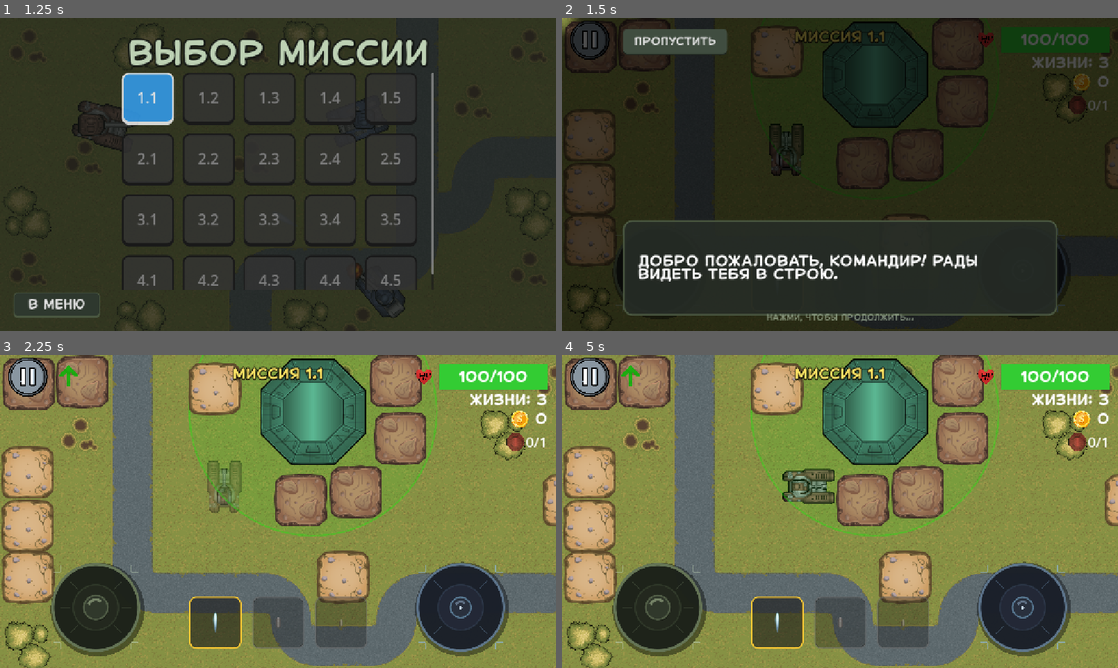
Above: before the commit, frames 1-4 (two rows, left to right).
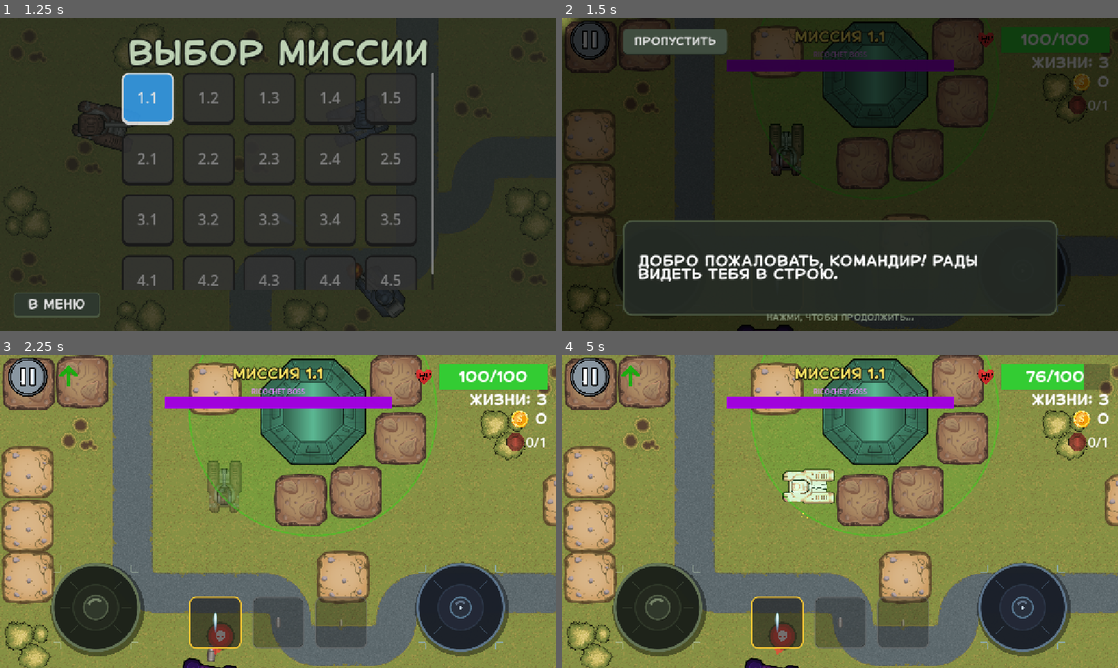
Above: after the commit, the same moments.

Repository: top-it-090304/Selyavi
Game: Godot game, scene res://scenes/MenuScenes/Menu.tscn
Two runs of this game, one before a commit and one after it. Both use one fixed random seed, a clock stepped at 60 frames per second and the inputs below. Sound files missing from this copy of the repository are replaced by a short silence.
Inputs (mouse positions are in pixels of both pictures, inside the frame that each line leads up to):
- Up to frame 1 (1.25 s): click "Миссии" at 0.5 s
- Up to frame 2 (1.5 s): click "1.1" at 1.25 s
- Up to frame 3 (2.25 s): click "ПРОПУСТИТЬ" at 2 s
- Up to frame 4 (5 s): tap Enter at 2.75 s; move the mouse to (962, 495) at 2.77 s; hold D (move_right) 2.78-3.5 s; click (962, 495) at 2.92 s; drag from (728, 527) to (873, 411) at 3.52 s; move the mouse to (895, 442) at 4.27 s; hold D (move_right) from 4.28 s (still down)

Frame 1 is identical in both runs. In frame 2, 1.7% of the frame differs, in the area x 29-71%, y 10-100%; in frame 3, 2.1%; in frame 4, 3.6%, in the area x 29-99%, y 2-100%.

Commit message:
add ricochet boss

Diff:
--- a/scenes/Levels/Level_1.tscn
+++ b/scenes/Levels/Level_1.tscn
@@ -8,6 +8,7 @@
 [ext_resource type="AudioStream" uid="uid://bxl5wv7crhm5" path="res://assets/Music/68. Sad Eyes.mp3" id="6"]
 [ext_resource type="Script" uid="uid://3wsw25sk74o6" path="res://scripts/Field.gd" id="8"]
 [ext_resource type="Texture2D" uid="uid://dsiq4t7qegc5x" path="res://assets/ButtonSprites/pause_594725.png" id="9"]
+[ext_resource type="PackedScene" path="res://scenes/Tank/Boss2.tscn" id="11_6wnyt"]
 [ext_resource type="PackedScene" uid="uid://bjw4bj0fr4c7q" path="res://scenes/Base.tscn" id="15"]
 [ext_resource type="PackedScene" uid="uid://336qfi6ddylt" path="res://scenes/Tank/HUD.tscn" id="21"]
 
@@ -283,4 +284,7 @@
 [node name="DestructibleWall" parent="." instance=ExtResource("5")]
 position = Vector2(466, 134)
 
+[node name="Boss2" parent="." instance=ExtResource("11_6wnyt")]
+position = Vector2(492, 863)
+
 [connection signal="pressed" from="PlayerTank/PauseButton/PauseButton" to="." method="_on_TouchScreenButton_pressed"]
--- /dev/null
+++ b/scenes/Tank/Boss2.tscn
@@ -0,0 +1,96 @@
+[gd_scene load_steps=15 format=3]
+
+[ext_resource type="Script" path="res://scripts/Tank/Boss2.gd" id="1"]
+[ext_resource type="Texture2D" path="res://assets/future_tanks/PNG/Weapon_Color_D/Gun_08.png" id="2"]
+[ext_resource type="Texture2D" path="res://assets/future_tanks/PNG/Hulls_Color_D/Hull_07.png" id="3"]
+[ext_resource type="Texture2D" path="res://assets/future_tanks/PNG/Effects/Explosion_C.png" id="4"]
+[ext_resource type="Texture2D" path="res://assets/future_tanks/PNG/Effects/Explosion_B.png" id="5"]
+[ext_resource type="Texture2D" path="res://assets/future_tanks/PNG/Effects/Explosion_H.png" id="6"]
+[ext_resource type="Texture2D" path="res://assets/future_tanks/PNG/Effects/Explosion_G.png" id="7"]
+[ext_resource type="Texture2D" path="res://assets/future_tanks/PNG/Effects/Explosion_D.png" id="8"]
+[ext_resource type="Texture2D" path="res://assets/future_tanks/PNG/Effects/Explosion_E.png" id="9"]
+[ext_resource type="Texture2D" path="res://assets/future_tanks/PNG/Effects/Explosion_F.png" id="10"]
+[ext_resource type="AudioStream" path="res://assets/sounds/tracks_rattle_slow_01.mp3" id="11"]
+
+[sub_resource type="CircleShape2D" id="1"]
+radius = 800.0
+
+[sub_resource type="CapsuleShape2D" id="2"]
+radius = 50.0
+height = 130.0
+
+[sub_resource type="SpriteFrames" id="3"]
+animations = [{
+"frames": [{
+"duration": 1.0,
+"texture": null
+}, {
+"duration": 1.0,
+"texture": ExtResource("5")
+}, {
+"duration": 1.0,
+"texture": ExtResource("4")
+}, {
+"duration": 1.0,
+"texture": ExtResource("8")
+}, {
+"duration": 1.0,
+"texture": ExtResource("9")
+}, {
+"duration": 1.0,
+"texture": ExtResource("10")
+}, {
+"duration": 1.0,
+"texture": ExtResource("7")
+}, {
+"duration": 1.0,
+"texture": ExtResource("6")
+}, {
+"duration": 1.0,
+"texture": null
+}],
+"loop": false,
+"name": &"Fire",
+"speed": 25.0
+}]
+
+[node name="Boss2" type="CharacterBody2D"]
+floor_max_angle = 0.0
+script = ExtResource("1")
+_type_enemy = 5
+
+[node name="DetectionArea" type="Area2D" parent="."]
+
+[node name="CollisionShape2D" type="CollisionShape2D" parent="DetectionArea"]
+shape = SubResource("1")
+
+[node name="CollisionShape2D" type="CollisionShape2D" parent="."]
+shape = SubResource("2")
+
+[node name="BodyTank" type="Sprite2D" parent="."]
+scale = Vector2(0.5, 0.5)
+texture = ExtResource("3")
+
+[node name="Gun" type="Sprite2D" parent="BodyTank"]
+position = Vector2(0, 40)
+texture = ExtResource("2")
+offset = Vector2(0, -40)
+
+[node name="BulletPosition" type="Marker2D" parent="BodyTank/Gun"]
+position = Vector2(0, -85)
+
+[node name="NavigationAgent2D" type="NavigationAgent2D" parent="."]
+target_desired_distance = 22.23
+path_max_distance = 13.0
+
+[node name="RayCast2D" type="RayCast2D" parent="."]
+target_position = Vector2(0, 200)
+
+[node name="ShotAnimation" type="AnimatedSprite2D" parent="."]
+scale = Vector2(0.3, 0.3)
+sprite_frames = SubResource("3")
+animation = &"Fire"
+
+[node name="MovingSound" type="AudioStreamPlayer" parent="."]
+stream = ExtResource("11")
+volume_db = -20.0
--- /dev/null
+++ b/scenes/Tank/RicochetBullet.tscn
@@ -0,0 +1,20 @@
+[gd_scene load_steps=4 format=3]
+
+[ext_resource type="Script" path="res://scripts/Tank/RicochetBullet.gd" id="1"]
+[ext_resource type="Texture2D" path="res://assets/future_tanks/PNG/Effects/Granade_Shell.png" id="2"]
+
+[sub_resource type="CapsuleShape2D" id="1"]
+radius = 11.0
+height = 58.0
+
+[node name="RicochetBullet" type="Area2D"]
+script = ExtResource("1")
+
+[node name="BulletSprite" type="Sprite2D" parent="."]
+texture = ExtResource("2")
+
+[node name="CollisionShape2D" type="CollisionShape2D" parent="."]
+shape = SubResource("1")
+
+[node name="VisibleOnScreenNotifier2D" type="VisibleOnScreenNotifier2D" parent="."]
+scale = Vector2(1.0, 4.2)
--- /dev/null
+++ b/scripts/Tank/Boss2.gd
@@ -0,0 +1,180 @@
+extends Enemy
+
+const MAX_BOSS_MINIONS: int = 3
+const PHASE2_HP_RATIO: float = 0.5
+const MINION_SEPARATION: float = 72.0
+
+var _spawn_timer: Timer
+var _enemy_scene: PackedScene
+var _ricochet_scene: PackedScene
+
+var _hp_bar: ProgressBar
+var _hp_bar_label: Label
+
+var _boss_minions: Array = []
+var _phase2_active: bool = false
+
+func _ready():
+	_type_enemy = TypeEnemy.BOSS
+	super._ready()
+
+	if _body:
+		_body.texture = load("res://assets/future_tanks/PNG/Hulls_Color_D/Hull_07.png")
+		_body.modulate = Color(0.8, 0.25, 1.0)
+	if _gun:
+		_gun.modulate = Color(0.9, 0.4, 1.0)
+
+	_setup_hp_bar()
+
+	_enemy_scene = load("res://scenes/Tank/Enemy.tscn")
+	_ricochet_scene = load("res://scenes/Tank/RicochetBullet.tscn")
+
+	_spawn_timer = Timer.new()
+	_spawn_timer.wait_time = 9.0
+	_spawn_timer.autostart = true
+	_spawn_timer.timeout.connect(_spawn_minion)
+	add_child(_spawn_timer)
+
+func _setup_hp_bar():
+	var canvas = CanvasLayer.new()
+	add_child(canvas)
+
+	_hp_bar = ProgressBar.new()
+	_hp_bar.max_value = _max_hp
+	_hp_bar.value = _hp
+	_hp_bar.show_percentage = false
+	_hp_bar.custom_minimum_size = Vector2(520, 26)
+	_hp_bar.anchor_left = 0.5
+	_hp_bar.anchor_right = 0.5
+	_hp_bar.anchor_top = 1.0
+	_hp_bar.anchor_bottom = 0.1
+	_hp_bar.offset_left = -260.0
+	_hp_bar.offset_right = 260.0
+	_hp_bar.offset_top = 22.0
+	_hp_bar.offset_bottom = 50.0
+
+	var bg = StyleBoxFlat.new()
+	bg.bg_color = Color(0.07, 0.07, 0.07, 0.78)
+	bg.set_border_width_all(2)
+	bg.border_color = Color(0.65, 0.1, 0.9, 1.0)
+	_hp_bar.add_theme_stylebox_override("background", bg)
+	_set_bar_fill_color(Color(0.65, 0.0, 0.9, 0.95))
+	canvas.add_child(_hp_bar)
+
+	_hp_bar_label = Label.new()
+	_hp_bar_label.text = "RICOCHET BOSS"
+	_hp_bar_label.horizontal_alignment = HORIZONTAL_ALIGNMENT_CENTER
+	_hp_bar_label.add_theme_color_override("font_color", Color(0.9, 0.55, 1.0))
+	_hp_bar_label.custom_minimum_size = Vector2(520, 20)
+	_hp_bar_label.anchor_left = 0.5
+	_hp_bar_label.anchor_right = 0.5
+	_hp_bar_label.anchor_top = 1.0
+	_hp_bar_label.anchor_bottom = 0.1
+	_hp_bar_label.offset_left = -260.0
+	_hp_bar_label.offset_right = 260.0
+	_hp_bar_label.offset_top = 0.0
+	_hp_bar_label.offset_bottom = 22.0
+	canvas.add_child(_hp_bar_label)
+
+func _set_bar_fill_color(color: Color):
+	var fill = StyleBoxFlat.new()
+	fill.bg_color = color
+	if _hp_bar:
+		_hp_bar.add_theme_stylebox_override("fill", fill)
+
+func take_damage(damage: int):
+	super.take_damage(damage)
+	if _hp_bar:
+		_hp_bar.value = _hp
+	if not _phase2_active and float(_hp) / float(_max_hp) <= PHASE2_HP_RATIO:
+		_activate_phase2()
+
+func _activate_phase2():
+	_phase2_active = true
+	_fire_rate = 0.55
+	_shoot_timer.wait_time = _fire_rate
+
+	if _body:
+		var tween = create_tween().set_loops()
+		tween.tween_property(_body, "modulate", Color(1.5, 0.1, 1.5), 0.35)
+		tween.tween_property(_body, "modulate", Color(0.6, 0.05, 0.8), 0.35)
+
+	_set_bar_fill_color(Color(1.0, 0.05, 0.35, 0.95))
+	if _hp_bar_label:
+		_hp_bar_label.text = "RICOCHET BOSS - PHASE II"
+		_hp_bar_label.add_theme_color_override("font_color", Color(1.0, 0.25, 0.25))
+
+func _fire_at_pos(pos: Vector2):
+	if _shoot_timer.time_left > 0 or _ricochet_scene == null:
+		return
+	if AudioManager:
+		AudioManager.play_bullet_sound(0, global_position)
+
+	var base_angle: float = (pos - _gun.global_position).angle() + PI * 0.5
+	var offsets: Array = [0.0]
+	if _phase2_active:
+		offsets = [-0.38, 0.0, 0.38]
+
+	for offset_angle in offsets:
+		var bullet = _ricochet_scene.instantiate()
+		bullet.global_position = _bullet_position.global_position
+		bullet.global_rotation = base_angle + offset_angle
+		get_parent().add_child(bullet)
+		bullet.init(false, _damage, int(_damage * 1.6))
+
+	if _shot_flash:
+		_shot_flash.play("Fire")
+	_shoot_timer.start()
+
+func _prune_minion_list():
+	_boss_minions = _boss_minions.filter(
+		func(n): return is_instance_valid(n) and not n.is_queued_for_deletion()
+	)
+
+func _spawn_minion():
+	if not is_instance_valid(_player):
+		return
+	_prune_minion_list()
+	if _boss_minions.size() >= MAX_BOSS_MINIONS:
+		return
+
+	var minion = _enemy_scene.instantiate()
+	var allowed = [TypeEnemy.LIGHT, TypeEnemy.MEDIUM, TypeEnemy.HEAVY]
+	minion._type_enemy = allowed[randi() % allowed.size()]
+	minion.global_position = _get_valid_spawn_position()
+	get_parent().add_child(minion)
+	_boss_minions.append(minion)
+	if minion.has_method("_find_targets"):
+		minion._find_targets()
+
+func _get_valid_spawn_position() -> Vector2:
+	var candidate := global_position + Vector2(randf_range(250.0, 400.0), 0.0).rotated(randf_range(0.0, TAU))
+	for _i in range(28):
+		if _is_valid_spawn_pos(candidate):
+			return candidate
+		candidate = global_position + Vector2(randf_range(220.0, 420.0), 0.0).rotated(randf_range(0.0, TAU))
+	return global_position
+
+func _is_valid_spawn_pos(pos: Vector2) -> bool:
+	var space = get_world_2d().direct_space_state
+	var ray = PhysicsRayQueryParameters2D.create(global_position, pos)
+	ray.exclude = [self]
+	if not space.intersect_ray(ray).is_empty():
+		return false
+
+	var shape = CircleShape2D.new()
+	shape.radius = 42.0
+	var query = PhysicsShapeQueryParameters2D.new()
+	query.set_shape(shape)
+	query.transform = Transform2D(0.0, pos)
+	query.exclude = [self]
+	for hit in space.intersect_shape(query):
+		var c = hit.collider
+		if c is TileMap or c is StaticBody2D or c is CharacterBody2D:
+			return false
+
+	for e in get_tree().get_nodes_in_group("enemies"):
+		if is_instance_valid(e) and e != self and not e.is_queued_for_deletion():
+			if e.global_position.distance_squared_to(pos) < MINION_SEPARATION * MINION_SEPARATION:
+				return false
+	return true
--- /dev/null
+++ b/scripts/Tank/RicochetBullet.gd
@@ -0,0 +1,220 @@
+extends Area2D
+
+# --- ????????? ---
+const BULLET_SPEED: float = 8.0
+const MAX_RANGE: float = 2200.0
+const SPLASH_RADIUS: float = 115.0
+const DEFAULT_BOUNCES: int = 3
+
+# --- ????????? ---
+var _velocity: Vector2 = Vector2.ZERO        # ??????????????? ?????? ???????????
+var _damage: int = 30
+var _splash_damage: int = 50
+var _is_player: bool = false
+var _bounces_left: int = DEFAULT_BOUNCES
+var _traveled_distance: float = 0.0
+var _ignored_body_rid: RID
+var _destroyed: bool = false
+
+var _bullet_sprite: Sprite2D
+
+# ---------- API ----------
+
+func is_player() -> bool:
+	return _is_player
+
+## ?????????? ????? ????? add_child (rotation ??? ??????????)
+func init(is_player: bool, damage: int, splash_damage: int,
+		ignored_rid: RID = RID(), bounces: int = DEFAULT_BOUNCES):
+	_is_player = is_player
+	_damage = damage
+	_splash_damage = splash_damage
+	_ignored_body_rid = ignored_rid
+	_bounces_left = bounces
+
+# ---------- Lifecycle ----------
+
+func _ready():
+	_bullet_sprite = get_node_or_null("BulletSprite")
+	_velocity = Vector2(0.0, -1.0).rotated(rotation)
+	body_entered.connect(_on_body_entered)
+
+func _process(_delta):
+	if _destroyed:
+		return
+	_move()
+
+# ---------- ???????? ? ????????? ----------
+
+func _move():
+	var dir: Vector2 = _velocity.normalized()
+	var step: Vector2 = dir * BULLET_SPEED
+
+	# ???????????? ???????: ???? ?????? ?? ???? ????? ?????????, ????? ???????? ???????
+	var space_state = get_world_2d().direct_space_state
+	var ray = PhysicsRayQueryParameters2D.create(
+		global_position,
+		global_position + dir * (BULLET_SPEED + 14.0)
+	)
+	ray.exclude = [get_rid()]
+	if _ignored_body_rid.is_valid():
+		ray.exclude.append(_ignored_body_rid)
+
+	var hit = space_state.intersect_ray(ray)
+
+	if hit:
+		var collider = hit.collider
+
+		# ?????? ????????? ? ????
+		if collider is Player and not _is_player:
+			collider.take_damage(_damage)
+			_explode()
+			return
+		elif collider is Enemy and _is_player:
+			collider.take_damage(_damage)
+			_explode()
+			return
+		# ????? / ??????????? ? ???????
+		elif _is_wall(collider):
+			if _bounces_left > 0:
+				_velocity = _velocity.bounce(hit.normal)
+				rotation = _velocity.angle() + PI * 0.5
+				_bounces_left -= 1
+				# ?????????? ???? ?? ?????, ????? ?? ????????
+				global_position = hit.position + hit.normal * 5.0
+				_play_ricochet_fx()
+			else:
+				global_position = hit.position
+				_explode()
+			return
+
+	# ??????? ????????
+	global_position += step
+	_traveled_distance += BULLET_SPEED
+	if _traveled_distance >= MAX_RANGE:
+		_explode()
+
+func _is_wall(collider: Object) -> bool:
+	if collider == null:
+		return false
+	if collider is Player or collider is Enemy:
+		return false
+	if collider is StaticBody2D:
+		return true
+	if collider.has_method("can_bullet_pass"):
+		return not collider.can_bullet_pass()
+	var cls: String = collider.get_class()
+	if cls == "TileMap" or cls == "TileMapLayer":
+		return true
+	return false
+
+# ---------- ???????? (???????? ??????? ??? ??????/?????) ----------
+
+func _on_body_entered(body):
+	if _destroyed:
+		return
+	if _ignored_body_rid.is_valid() and body.get_rid() == _ignored_body_rid:
+		return
+	if body is Player and not _is_player:
+		body.take_damage(_damage)
+		_explode()
+	elif body is Enemy and _is_player:
+		body.take_damage(_damage)
+		_explode()
+	# ????? ?????????????? ?????????; ????? ?? ??????????, ????? ?? ?????????? ??????
+
+# ---------- ????? ----------
+
+func _explode():
+	if _destroyed:
+		return
+	_destroyed = true
+
+	# ?????-???? ? ???????
+	var space_state = get_world_2d().direct_space_state
+	var shape = CircleShape2D.new()
+	shape.radius = SPLASH_RADIUS
+	var query = PhysicsShapeQueryParameters2D.new()
+	query.set_shape(shape)
+	query.transform = Transform2D(0.0, global_position)
+	var results = space_state.intersect_shape(query, 20)
+
+	for result in results:
+		var c = result.collider
+		if c is Player and not _is_player:
+			c.take_damage(_splash_damage)
+		elif c is Enemy and _is_player:
+			c.take_damage(_splash_damage)
+
+	_spawn_explosion_fx()
+	queue_free()
+
+# ---------- ??????? ----------
+
+func _play_ricochet_fx():
+	# ????????????? ????? ??? ???????
+	var sparks = CPUParticles2D.new()
+	sparks.global_position = global_position
+	sparks.emitting = true
+	sparks.one_shot = true
+	sparks.amount = 10
+	sparks.lifetime = 0.22
+	sparks.explosiveness = 1.0
+	sparks.spread = 70.0
+	sparks.initial_velocity_min = 90.0
+	sparks.initial_velocity_max = 200.0
+	sparks.scale_amount_min = 0.12
+	sparks.scale_amount_max = 0.30
+	sparks.color = Color(1.0, 0.8, 0.2, 1.0)
+	get_parent().add_child(sparks)
+	get_tree().create_timer(1.0).timeout.connect(
+		func(): if is_instance_valid(sparks): sparks.queue_free()
+	)
+
+	# ???? ????????
+	var snd = AudioStreamPlayer2D.new()
+	snd.stream = load("res://assets/sounds/light_bullet.mp3")
+	snd.volume_db = -4.0
+	snd.pitch_scale = randf_range(1.2, 1.6)
+	snd.bus = "SFX"
+	get_parent().add_child(snd)
+	snd.global_position = global_position
+	snd.play()
+	snd.finished.connect(func(): snd.queue_free())
+
+func _spawn_explosion_fx():
+	# ???????? ?????? ??????
+	var expl = CPUParticles2D.new()
+	expl.global_position = global_position
+	expl.emitting = true
+	expl.one_shot = true
+	expl.amount = 40
+	expl.lifetime = 0.75
+	expl.explosiveness = 0.95
+	expl.spread = 180.0
+	expl.initial_velocity_min = 130.0
+	expl.initial_velocity_max = 340.0
+	expl.scale_amount_min = 0.45
+	expl.scale_amount_max = 1.1
+	expl.gravity = Vector2(0.0, -50.0)
+	var grad = Gradient.new()
+	grad.set_color(0, Color(1.0, 0.95, 0.3, 1.0))
+	grad.add_point(0.25, Color(1.0, 0.4, 0.0, 0.95))
+	grad.add_point(0.6, Color(0.7, 0.1, 0.0, 0.6))
+	grad.add_point(1.0, Color(0.15, 0.15, 0.15, 0.0))
+	expl.color_ramp = grad
+	get_parent().add_child(expl)
+	get_tree().create_timer(2.0).timeout.connect(
+		func(): if is_instance_valid(expl): expl.queue_free()
+	)
+
+	# ???? ??????
+	var snd = AudioStreamPlayer2D.new()
+	snd.stream = load("res://assets/sounds/vystrel-tanka.mp3")
+	snd.volume_db = 3.0
+	snd.pitch_scale = 0.55
+	snd.bus = "SFX"
+	get_parent().add_child(snd)
+	snd.global_position = global_position
+	snd.play()
+	snd.finished.connect(func(): snd.queue_free())
Not shown: 1 places in scenes/Levels/Level_1.tscn that only renumber resources
